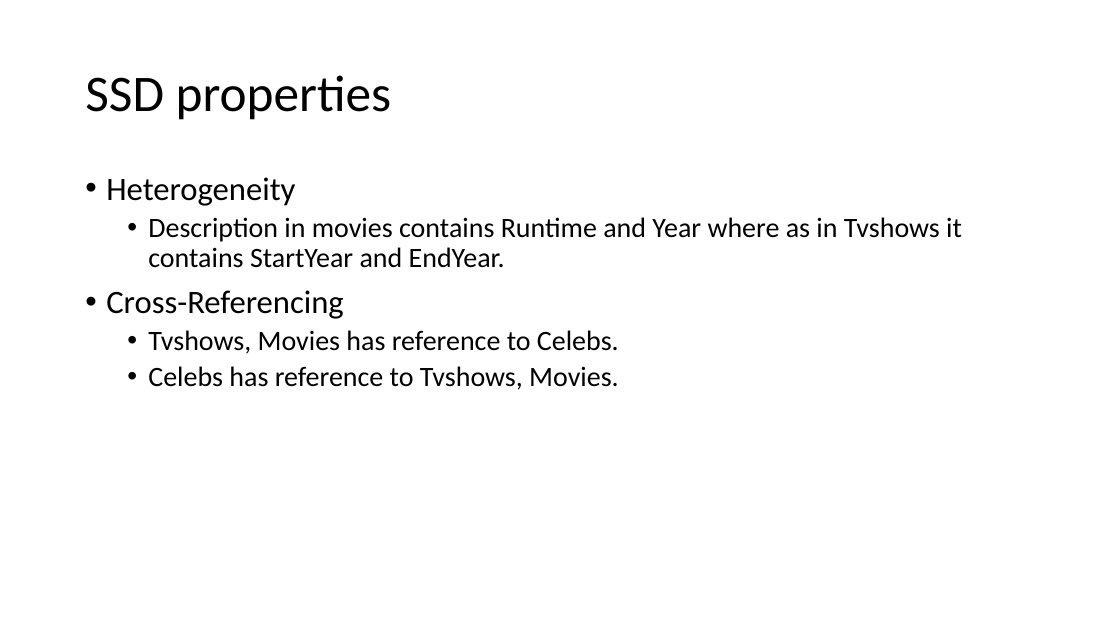
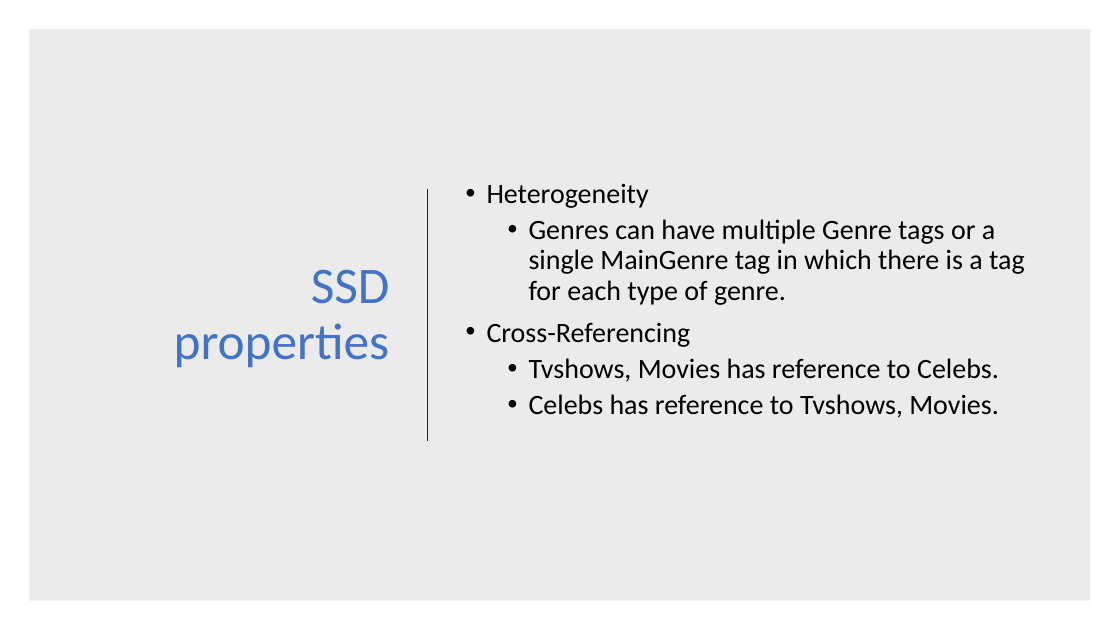
Before and after one commit to akhiln28/ontology_assignment1, a slide deck: slide 8 of presentation.pptx. Drawn at 1120x630 pixels with LibreOffice and Linux fonts; fonts in the diff are those of the drawing. Boxes give left, top, right and bottom in pixels: in the first picture for what was removed or moved away, otherwise in the second. Text is boxed around its words. In the diff, an @@ line names an element or a change of style, - is before the commit and + after.

```diff
--- a/presentation.pptx
+++ b/presentation.pptx
@@ rectangle added at (x1=29, y1=29, x2=1091, y2=601), fill #000000 at 8% opacity @@
@@ title "SSD properties" moved from (x1=85, y1=75, x2=392, y2=120) to (x1=174, y1=269, x2=390, y2=368) @@
@@ title "SSD properties" at (x1=174, y1=269, x2=390, y2=368): text colour #000000 to #4472C4; alignment left to right @@
@@ text "Heterogeneity" moved from (x1=106, y1=177, x2=962, y2=390) to (x1=487, y1=183, x2=1025, y2=418) @@
@@ text "Heterogeneity" at (x1=487, y1=183, x2=1025, y2=418): vertical alignment top to middle @@
@@ line added from (428, 189) to (428, 441), #262626 1.5 pt @@
@@ text at (x1=487, y1=183, x2=691, y2=347): size 28 to 24 pt in "Heterogeneity", "Cross-Referencing" @@
@@ text at (x1=529, y1=219, x2=1025, y2=305): text changed @@
-  • Description in movies contains Runtime and Year where as in Tvshows it contains StartYear and EndYear.
+  • Genres can have multiple Genre tags or a single MainGenre tag in which there is a tag for each type of genre.
```
Also in this commit, not shown: 3 other slides changed, 2 slides added, 1 slide removed, 2 other files.
